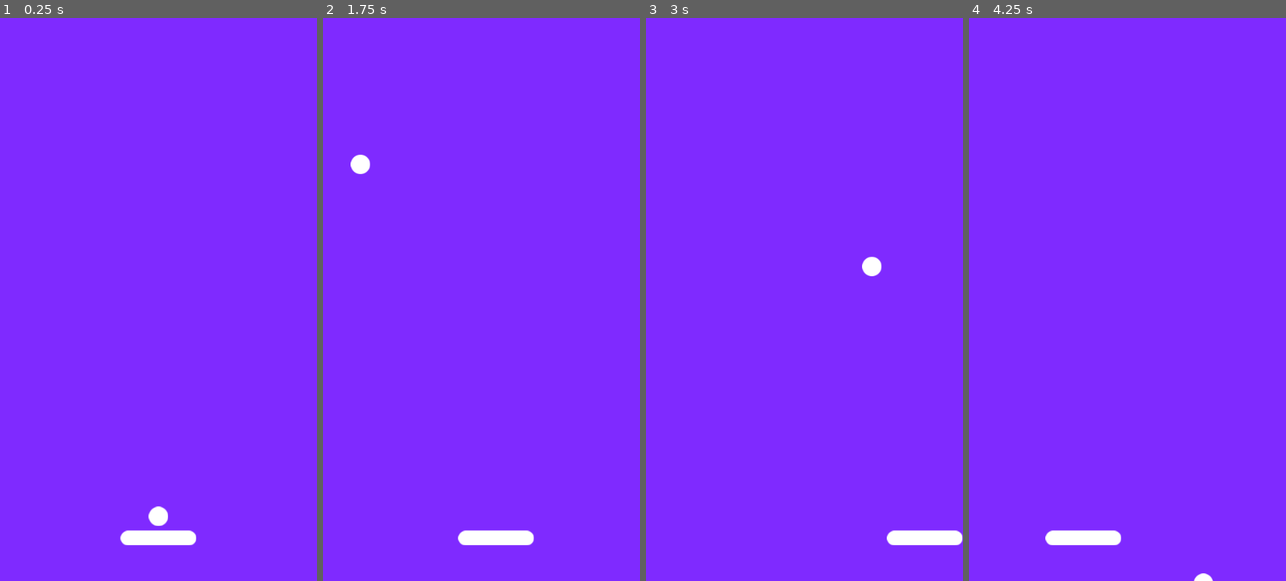
Above: before the commit, frames 1-4 (left to right).
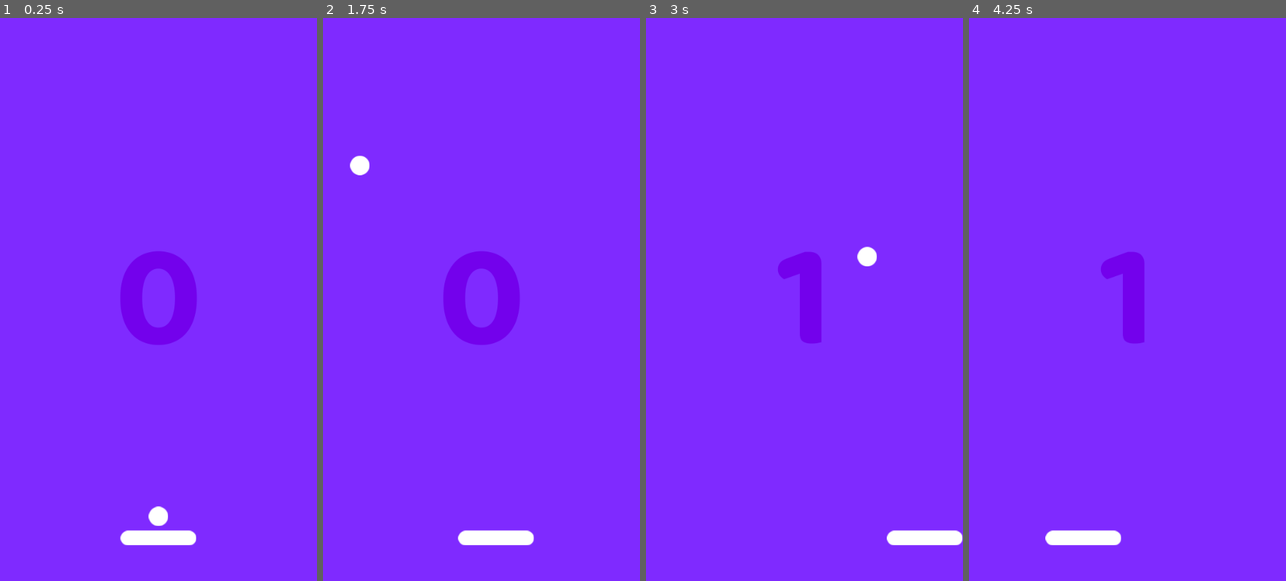
Above: after the commit, the same moments.

Repository: felipemaximo01/SpacePongGame
Game: Godot game, scene res://scenes/game.tscn
Two runs of this game, one before a commit and one after it. Both use one fixed random seed, a clock stepped at 60 frames per second and the inputs below.
Inputs:
- Up to frame 1 (0.25 s): no input
- Up to frame 2 (1.75 s): tap Enter at 0.5 s; hold Right (ui_right) 0.53-1.28 s; hold Space (Start) 0.53-1.28 s; hold Left (ui_left) from 1.28 s (still down); tap Space (Start) at 1.35 s
- Up to frame 3 (3 s): release Left (ui_left) at 2.03 s; hold Space (Start) 2.03-2.78 s; hold Right (ui_right) from 2.03 s (still down); tap Space (Start) at 2.85 s
- Up to frame 4 (4.25 s): release Right (ui_right) at 3.53 s; hold Left (ui_left) from 3.53 s (still down); hold Space (Start) from 3.53 s (still down)

The runs differ from the first frame. In frame 1, 2.4% of the frame differs, in the area x 38-63%, y 41-59%; in frame 2, 2.4%, in the area x 8-63%, y 24-59%; in frame 3, 1.5%; in frame 4, 1.3%.

Commit message:
sistema de pontos

Diff:
--- a/scenes/game.tscn
+++ b/scenes/game.tscn
@@ -1,8 +1,15 @@
-[gd_scene load_steps=7 format=3 uid="uid://b7njffkec6tw"]
+[gd_scene load_steps=10 format=3 uid="uid://b7njffkec6tw"]
 
 [ext_resource type="Texture2D" uid="uid://vv2ejy3yiofw" path="res://sprites/Fundo1.png" id="1_kuobb"]
+[ext_resource type="Script" path="res://scripts/game.gd" id="1_vtnp1"]
 [ext_resource type="PackedScene" uid="uid://dcdq8v8vn7la8" path="res://scenes/player.tscn" id="2_ng8go"]
 [ext_resource type="PackedScene" uid="uid://0b4i37bgjgwt" path="res://scenes/ball.tscn" id="3_376gp"]
+[ext_resource type="FontFile" uid="uid://jwj73n1lo88f" path="res://fonts/BalooThambi2-Bold.ttf" id="4_kyw54"]
+
+[sub_resource type="LabelSettings" id="LabelSettings_sjyqi"]
+font = ExtResource("4_kyw54")
+font_size = 250
+font_color = Color(0.45098, 0.00392157, 0.92549, 1)
 
 [sub_resource type="RectangleShape2D" id="RectangleShape2D_j7cj6"]
 size = Vector2(599, 20)
@@ -14,10 +21,19 @@
 size = Vector2(704.5, 20)
 
 [node name="Game" type="Node2D"]
+script = ExtResource("1_vtnp1")
 
 [node name="Background" type="Sprite2D" parent="."]
 texture = ExtResource("1_kuobb")
 centered = false
+
+[node name="Pongs" type="Label" parent="."]
+offset_right = 540.0
+offset_bottom = 960.0
+text = "0"
+label_settings = SubResource("LabelSettings_sjyqi")
+horizontal_alignment = 1
+vertical_alignment = 1
 
 [node name="Player" parent="." instance=ExtResource("2_ng8go")]
 position = Vector2(270, 887)
--- a/scripts/ball.gd
+++ b/scripts/ball.gd
@@ -4,6 +4,7 @@
 var start_speed = 500
 var incremental_speed = 1.02
 var angle = [-250,250]
+var pongs = 0
 
 func _physics_process(delta):
 	if Input.is_action_pressed("Start") and started == false:
@@ -12,8 +13,11 @@
 	if started:
 		var collision = move_and_collide(velocity*delta)
 		if collision != null:
-			velocity = velocity.bounce(collision.get_normal()) * incremental_speed
-
+			if collision.get_collider().name == "TopWall":
+				pongs += 1
+				velocity = velocity.bounce(collision.get_normal()) * incremental_speed
+			else:
+				velocity = velocity.bounce(collision.get_normal())
 func start_game():
 	started = true
 	velocity.y = -start_speed
--- /dev/null
+++ b/scripts/game.gd
@@ -0,0 +1,7 @@
+extends Node2D
+
+@onready var ball = $Ball
+@onready var label_pongs = $Pongs
+
+func _process(delta):
+	label_pongs.text = str(ball.pongs)
Binary file added: fonts/BalooThambi2-Bold.ttf
Not shown, added: fonts/BalooThambi2-Bold.ttf.import
